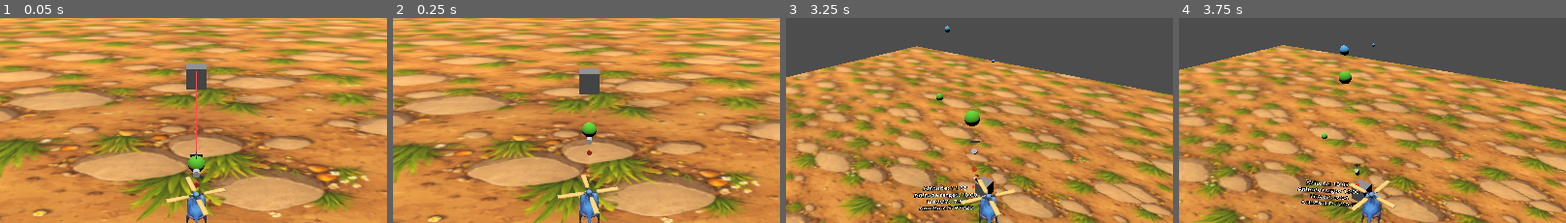
Above: before the commit, frames 1-4 (left to right).
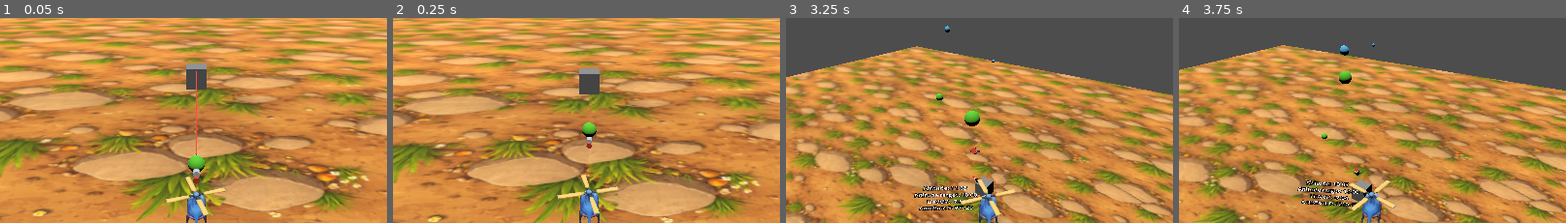
Above: after the commit, the same moments.

Repository: tokkoro/hordecopter
Game: Godot game, scene res://theworld.tscn
Two runs of this game, one before a commit and one after it. Both use one fixed random seed, a clock stepped at 60 frames per second and the inputs below.
Inputs:
- Up to frame 1 (0.05 s): no input
- Up to frame 2 (0.25 s): no input
- Up to frame 3 (3.25 s): hold D (p1_thrust_right) 0.53-1.28 s; hold Q (p1_rotate_ccw) 0.53-1.28 s; hold S (p1_thurst_backward) 1.28-2.03 s; tap E (p1_rotate_cw) at 1.35 s; hold D (p1_thrust_right) 2.03-2.78 s; tap G (p1_show_info_toggle) at 2.1 s; hold W (p1_thrust_forward) from 2.78 s (still down); tap Q (p1_rotate_ccw) at 2.85 s
- Up to frame 4 (3.75 s): release W (p1_thrust_forward) at 3.53 s; hold A (p1_thurst_left) from 3.53 s (still down); hold E (p1_rotate_cw) from 3.53 s (still down)
The pictures show only the part of the screen within x 25-75%, y 9-59%; the shares and areas given below are measured in that part.

The runs differ from the first frame. In frame 1, 0.1% of the frame differs, in the area x 49-53%, y 65-84%; in frame 2, less than 0.1%; in frame 3, 0.1%, in the area x 47-51%, y 59-84%; in frame 4, less than 0.1%.

Commit message:
fix(weapons): align homing missile fins

Diff:
--- a/hordecopter-godot/weapons/homing_missile.tscn
+++ b/hordecopter-godot/weapons/homing_missile.tscn
@@ -59,34 +59,34 @@
 material_override = SubResource("StandardMaterial3D_body")
 
 [node name="Nose" type="MeshInstance3D" parent="Visuals"]
-position = Vector3(0, 0, -0.65)
+position = Vector3(0, -0.65, 0)
 mesh = SubResource("CylinderMesh_rocket_nose")
 material_override = SubResource("StandardMaterial3D_nose")
 
 [node name="FinLeft" type="MeshInstance3D" parent="Visuals"]
-position = Vector3(-0.1, 0, 0.34)
+position = Vector3(-0.1, 0.34, 0)
 rotation_degrees = Vector3(0, 0, 90)
 mesh = SubResource("BoxMesh_rocket_fin")
 material_override = SubResource("StandardMaterial3D_fin")
 
 [node name="FinRight" type="MeshInstance3D" parent="Visuals"]
-position = Vector3(0.1, 0, 0.34)
+position = Vector3(0.1, 0.34, 0)
 rotation_degrees = Vector3(0, 0, 90)
 mesh = SubResource("BoxMesh_rocket_fin")
 material_override = SubResource("StandardMaterial3D_fin")
 
 [node name="FinTop" type="MeshInstance3D" parent="Visuals"]
-position = Vector3(0, 0.1, 0.34)
+position = Vector3(0, 0.34, 0.1)
 mesh = SubResource("BoxMesh_rocket_fin")
 material_override = SubResource("StandardMaterial3D_fin")
 
 [node name="FinBottom" type="MeshInstance3D" parent="Visuals"]
-position = Vector3(0, -0.1, 0.34)
+position = Vector3(0, 0.34, -0.1)
 mesh = SubResource("BoxMesh_rocket_fin")
 material_override = SubResource("StandardMaterial3D_fin")
 
 [node name="FlameTrail" type="GPUParticles3D" parent="Visuals"]
-position = Vector3(0, 0, 0.6)
+position = Vector3(0, 0.6, 0)
 amount = 26
 lifetime = 0.32
 process_material = SubResource("ParticleProcessMaterial_flame")
